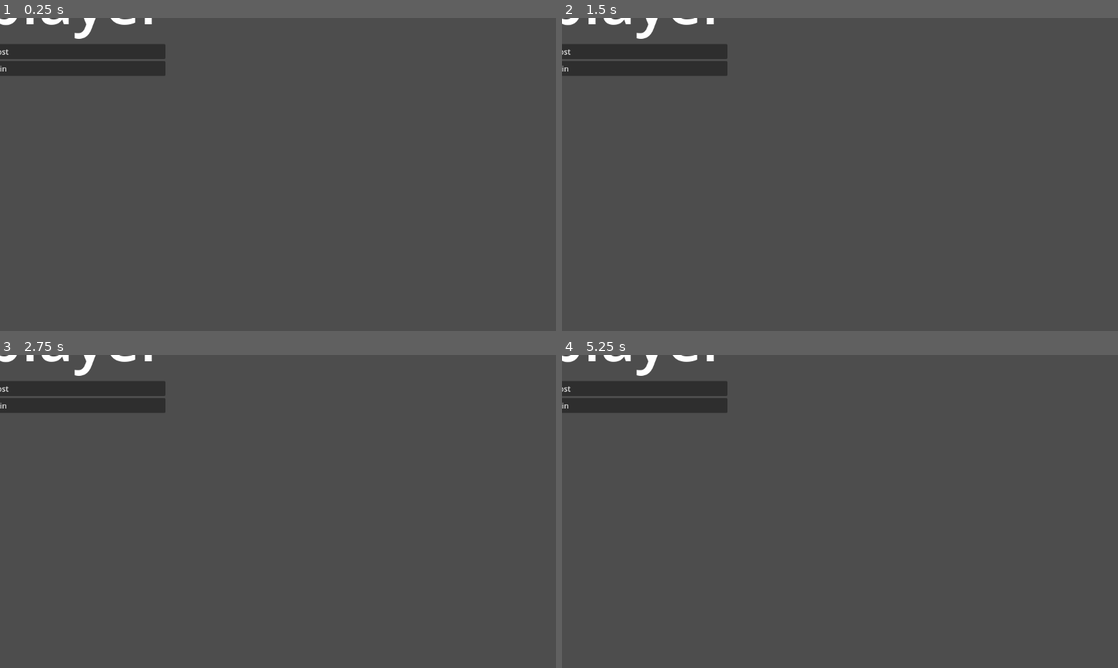
Above: before the commit, frames 1-4 (two rows, left to right).
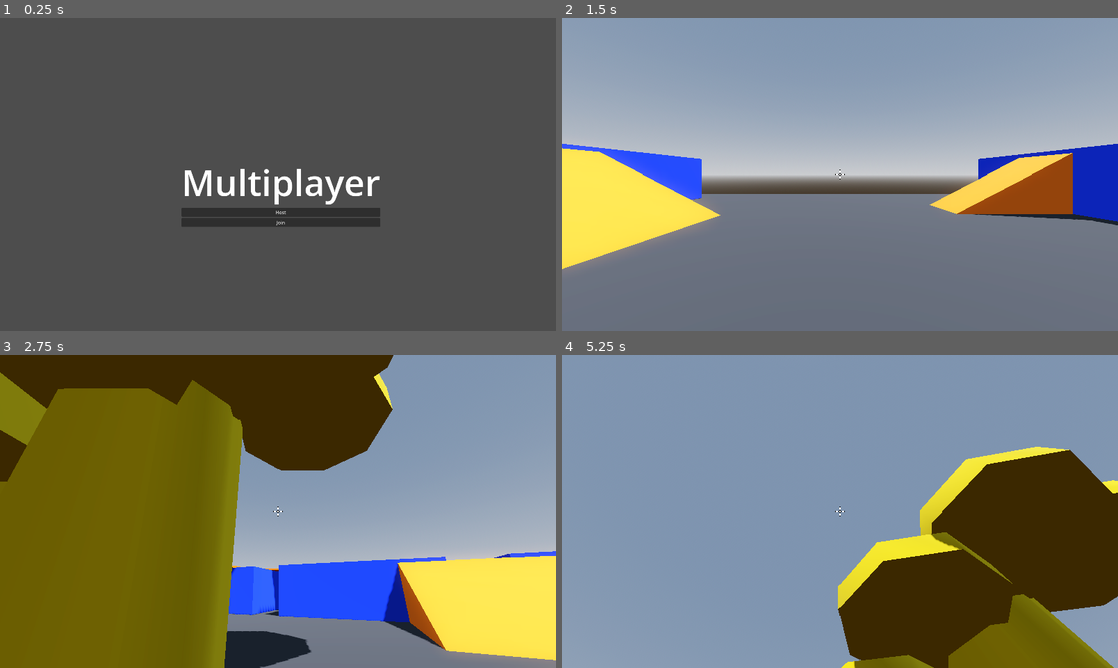
Above: after the commit, the same moments.

Repository: LevZupancic/LockdownTogether
Game: Godot game, scene res://common/managers/GameManager/Game.tscn
The game is run twice, just before and just after one commit, with the same random seed, the same clock (stepped at 60 frames per second) and the same inputs.
Inputs (mouse positions are in pixels of both pictures, inside the frame that each line leads up to):
- Up to frame 1 (0.25 s): no input
- Up to frame 2 (1.5 s): tap Enter at 0.5 s; move the mouse to (962, 158) at 0.52 s; press the mouse at (962, 158) at 0.53 s; hold D (move_right) 0.53-1.25 s; tap Space (jump) at 0.77 s; release the mouse at (962, 158) at 1.25 s; click (845, 212) at 1.25 s, where only the run after the commit has a clickable "Host"
- Up to frame 3 (2.75 s): move the mouse to (166, 527) at 2.02 s; hold S (move_back) from 2.03 s (still down); tap Mouse wheel up (scroll_next) at 2.1 s; tap Space (jump) at 2.27 s
- Up to frame 4 (5.25 s): move the mouse to (895, 442) at 2.77 s; release S (move_back) at 2.78 s; hold D (move_right) 2.78-3.53 s; hold Mouse wheel down (scroll_previous) 2.78-3.53 s; move the mouse to (812, 574) at 3.52 s; hold W (move_forward) 3.53-4.28 s; tap Shift (sprint) at 3.6 s; tap Space (jump) at 3.77, 4.52 s; move the mouse to (1006, 558) at 4.27 s; press the mouse at (1006, 558) at 4.28 s; hold A (move_left) from 4.28 s (still down); tap R (reload) at 4.9 s; move the mouse to (673, 464) at 5.02 s; release the mouse at (673, 464) at 5.03 s; tap Mouse wheel up (scroll_next) at 5.1 s

The runs differ from the first frame. In frame 1, 6.3% of the frame differs, in the area x 0-69%, y 0-67%; in frame 2, 99%; in frame 3, 100%; in frame 4, 100%, in the area x 0-100%, y 0-100%.

Commit message:
working mp

Diff:
--- a/Entities/Player/player.gd
+++ b/Entities/Player/player.gd
@@ -20,9 +20,15 @@
 var hitpoints: int = max_hitpoints
 
 func _ready() -> void:
+	print("Player " + str(name) + "ready, authority: " + str(is_multiplayer_authority()))
 	if !is_multiplayer_authority():
+		$SubViewportContainer.visible = false
+		$UI.visible = false
+		$ScreenEffectController.visible = false
 		return
-	print("rdy" + str(name))
+
+	print("Setting up authority Player " + str(name))
+
 	# Connect to InputManager signals
 	Input_Manager.mouse_look.connect(_on_mouse_look)
 	Input_Manager.menu_toggle_requested.connect(_on_pause_toggle)
@@ -63,7 +69,7 @@
 	move_and_slide()
 
 func _enter_tree() -> void:
-	print("tree" + str(name))
+	print("tree " + str(name))
 	set_multiplayer_authority(int(str(name)))
 
 func handle_camera_rotation() -> void:
--- a/Entities/Player/player.tscn
+++ b/Entities/Player/player.tscn
@@ -159,7 +159,7 @@
 [node name="SubViewport" type="SubViewport" parent="SubViewportContainer"]
 transparent_bg = true
 handle_input_locally = false
-size = Vector2i(1152, 648)
+size = Vector2i(1920, 1080)
 render_target_update_mode = 4
 
 [node name="WeaponCamera" type="Camera3D" parent="SubViewportContainer/SubViewport"]
--- a/Entities/Player/smooth_camera.gd
+++ b/Entities/Player/smooth_camera.gd
@@ -3,7 +3,19 @@
 @export var speed: float = 44.0
 @onready var camera_pivot: Node3D = $".."
 
+func _ready() -> void:
+	# Player not mp auth don't handle camera
+	var player = get_parent().get_parent()
+
+	if !player.is_multiplayer_authority():
+		current = false
+	else:
+		current = true
+
 func _physics_process(delta: float) -> void:
+	if !current:
+		return
+
 	var weight: float = clamp(delta * speed, 0.0, 1.0)
 	global_transform = global_transform.interpolate_with(camera_pivot.global_transform, weight)
 	global_position = camera_pivot.global_position
--- a/common/managers/ConnectionManager/connection_manager.gd
+++ b/common/managers/ConnectionManager/connection_manager.gd
@@ -14,7 +14,6 @@
 			print("Peer " + str(pid) + " has joined")
 	)
 
-
 func join_server() -> void:
 	peer.create_client("localhost", 42069)
 	multiplayer.multiplayer_peer = peer
--- a/common/managers/UI/MultiplayerUI.tscn
+++ b/common/managers/UI/MultiplayerUI.tscn
@@ -19,6 +19,9 @@
 anchors_preset = 15
 anchor_right = 1.0
 anchor_bottom = 1.0
+offset_left = 1.0
+offset_right = 1939.0
+offset_bottom = 1203.0
 grow_horizontal = 2
 grow_vertical = 2
 
--- a/project.godot
+++ b/project.godot
@@ -24,6 +24,8 @@
 
 [display]
 
+window/size/viewport_width=1920
+window/size/viewport_height=1080
 window/stretch/mode="viewport"
 
 [file_customization]
Not shown, added: export_presets.cfg
Not shown, changed: .gitignore
